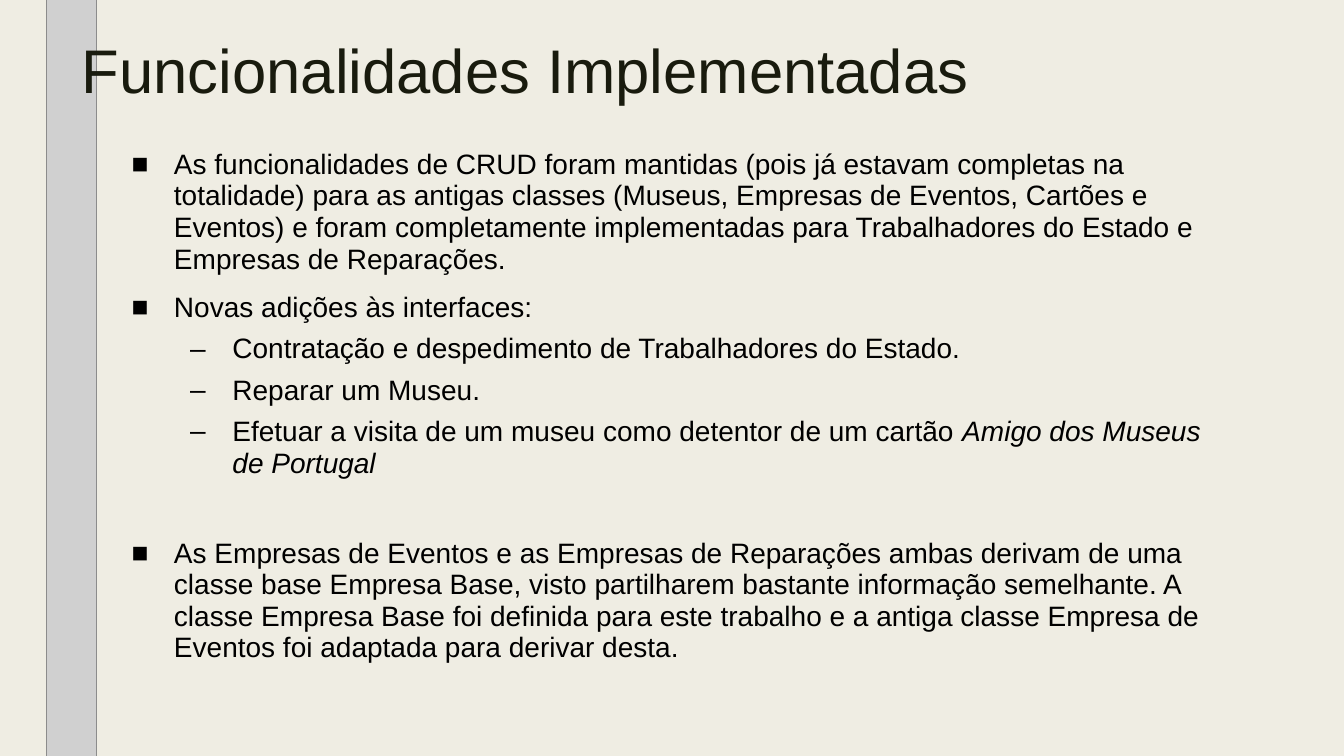
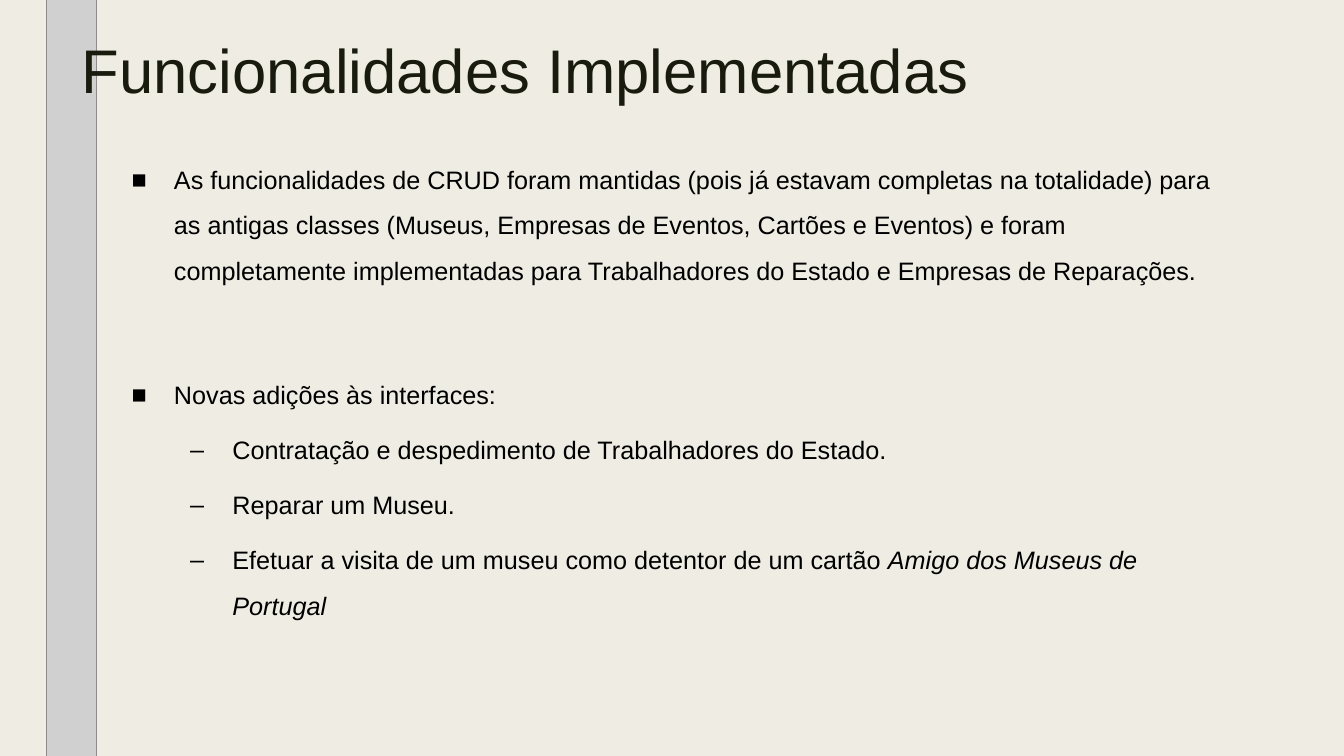
Before and after one commit to tiagodusilva/FEUP-AEDA-Proj1, a slide deck: slide 5 of AEDA_-_Cartao_Museus_de_Portugal_parte_2.pptx. Drawn at 1344x756 pixels with LibreOffice and Linux fonts; fonts in the diff are those of the drawing; grey boxes stand for pictures. Boxes give left, top, right and bottom in pixels: in the first picture for what was removed or moved away, otherwise in the second. Text is boxed around its words. In the diff, an @@ line names an element or a change of style, - is before the commit and + after.

Commit message:
Fixed power point formatting, typos and some rephrasing

```diff
--- a/AEDA_-_Cartao_Museus_de_Portugal_parte_2.pptx
+++ b/AEDA_-_Cartao_Museus_de_Portugal_parte_2.pptx
@@ text "As funcionalidades de CRUD foram ..." at (174, 170, 1209, 621): size 20 to 18 pt; line spacing 0.94 to 1.5 @@
@@ text at (174, 542, 1199, 663): paragraph removed @@
-■ As Empresas de Eventos e as Empresas de Reparações ambas derivam de uma classe base Empresa Base, visto partilharem bastante informação semelhante. A classe Empresa Base foi definida para este trabalho e a antiga classe Empresa de Eventos foi adaptada para derivar desta.
```
Also in this commit, not shown: 6 other slides changed.
